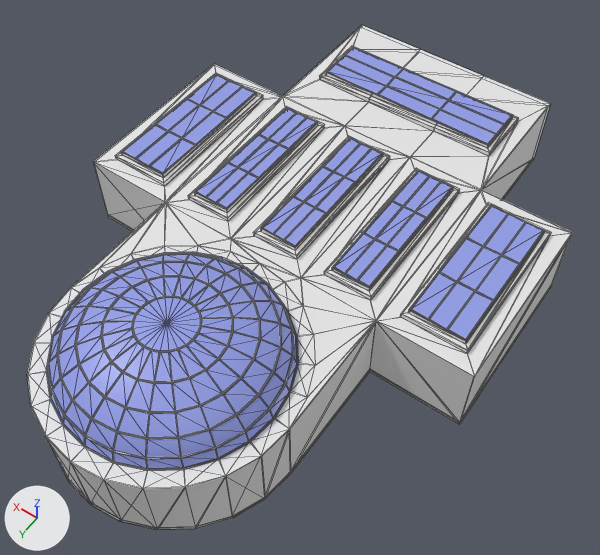
What one commit did to the glTF model public/models/gallery.glb.
Rendered twice from a 50 mm lens placed at (-19.2, 35.5, 42.0), pointed at (-1.2, 10.3, 2.4). Every picture has the same lights, and +X, +Y and +Z are marked at lower left. The older version comes first. Mesh edges are drawn as thin lines. Where no turn or scale is listed for an object, it has been applied to the vertices. Vertices at exactly the same position are counted once.

Objects in the first picture: 'Layer', 'Walls', 'Windows'.
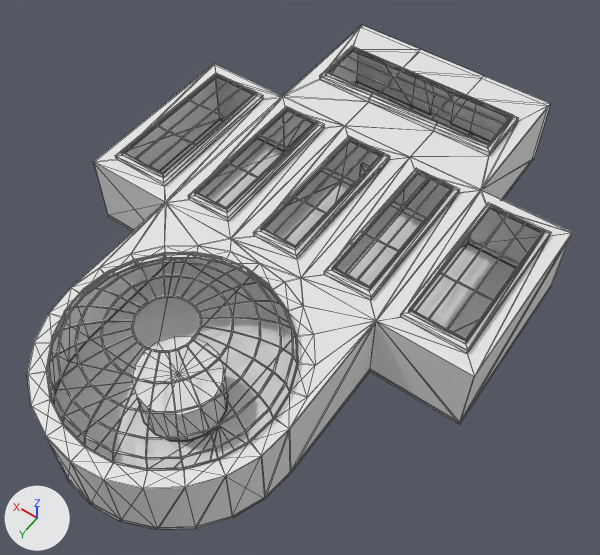
Changed parts and their boxes [x1, y1, x2, y2] in the pictures (600 x 555 px):
part 1 of me_mesh_003, cut back: before [64, 125, 493, 468]; after [59, 255, 283, 412]
part 2 of me_mesh_003, deleted: before [188, 63, 544, 263]
'Floor', unchanged, uncovered by the edit: before [73, 486, 153, 529]; after [54, 83, 516, 529]
'Walls', unchanged, uncovered by the edit: before [122, 72, 544, 442]; after [48, 48, 544, 442]
'Cylinder', unchanged, uncovered by the edit: after [132, 337, 228, 441]

The change, as a diff of the scene's bpy script:
```diff
--- a/public/models/gallery.glb.py
+++ b/public/models/gallery.glb.py
@@ me_mesh_003 @@
 # used by ob_windows; location = (0.0, 9.94, 6.44)
-me_mesh_003.from_pydata(...)  # 1961 vertices, 3944 faces; spans x -12.2..12.2, y -16.6..16.6, z -1.4..1.4
-me_mesh_003.materials.append(mat_glass)  # blue #929de7
+me_mesh_003.from_pydata(...)  # 1792 vertices, 3668 faces; spans x -12.2..12.2, y -16.6..16.6, z -1.4..1.4
+# me_mesh_003 part 1: 46 vertices moved within x -4.0..4.0, y 3.7..14.0, z -1.4..1.4; 155 vertices removed from x -12.2..12.2, y 0.7..16.6, z -1.4..1.4
+# me_mesh_003 part 2: 12 vertices removed from x -12.2..12.2, y -13.2..-8.6, z -0.8
+# other edits to the shape of me_mesh_003 do not show in these pictures
 me_mesh_003.materials.append(mat_windows)
```
